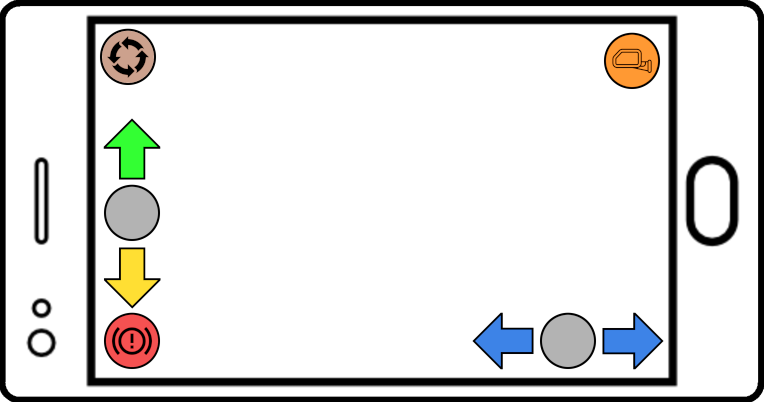
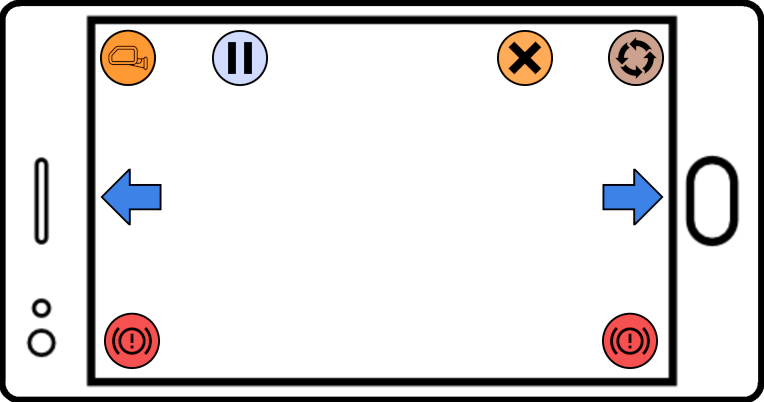
Layers edited between the first and the second 764×402 image:
renamed "SteerRight" to "Steer", painted on it over [100, 28, 664, 370]
renamed "SteerOnly" to "Common", showed it, painted on it over [100, 29, 665, 370]
